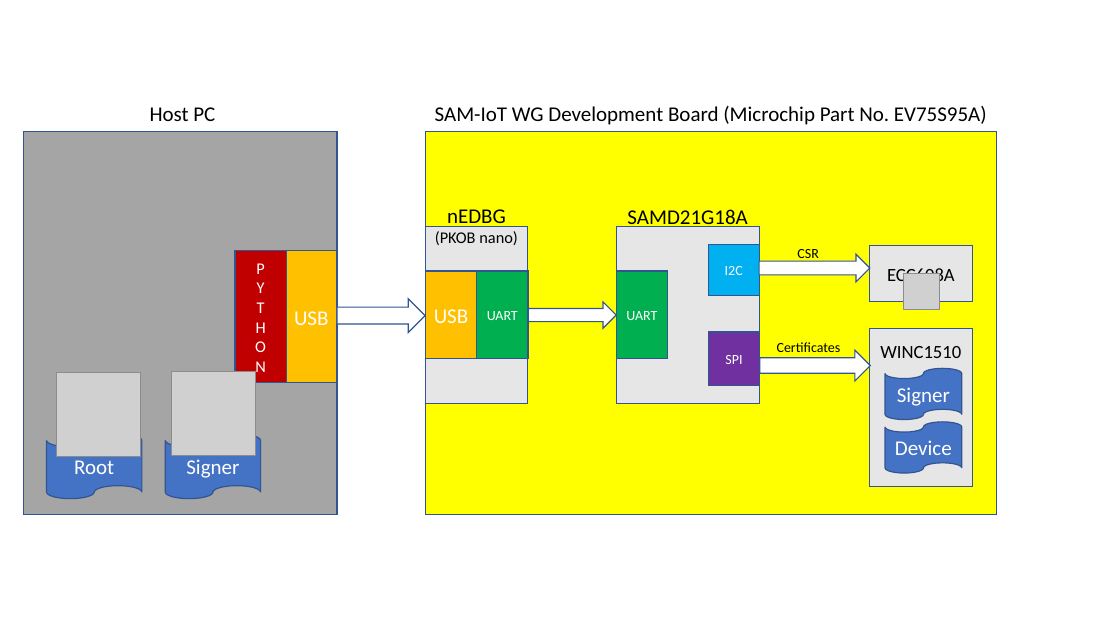
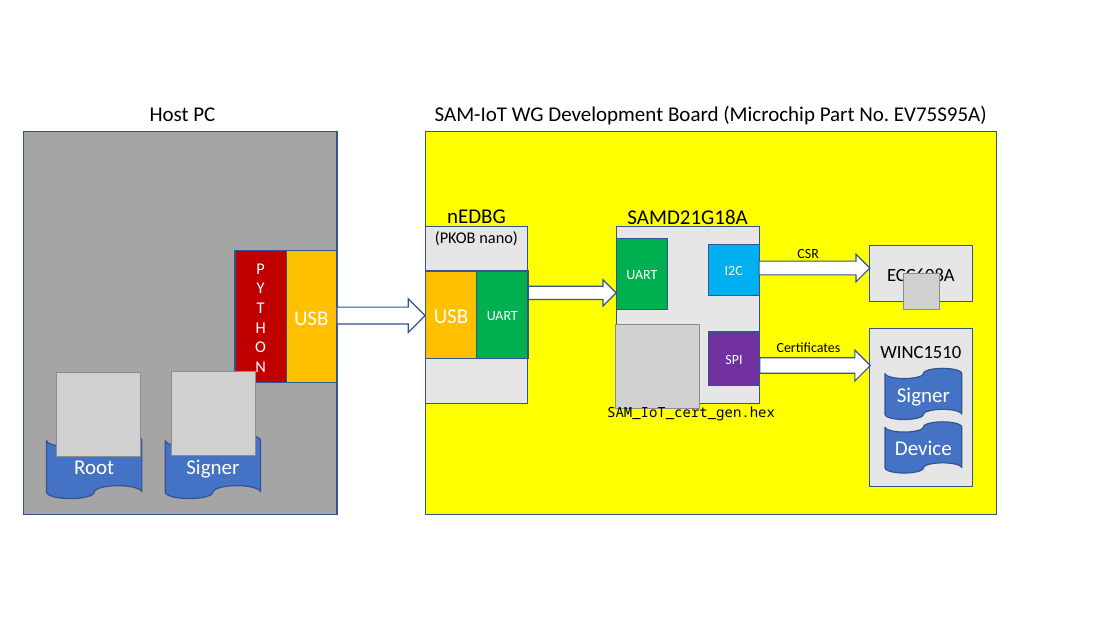
Before and after one commit to randywu763/sam-iot-provision, a slide deck: slide 1 of Docs/SAM_IoT_Certs_Generator.pptx. Drawn at 1120x630 pixels with LibreOffice and Linux fonts; fonts in the diff are those of the drawing; grey boxes stand for pictures. Boxes give left, top, right and bottom in pixels: in the first picture for what was removed or moved away, otherwise in the second. Text is boxed around its words. In the diff, an @@ line names an element or a change of style, - is before the commit and + after.

```diff
--- a/Docs/SAM_IoT_Certs_Generator.pptx
+++ b/Docs/SAM_IoT_Certs_Generator.pptx
@@ rectangle "UART": place and size @@
-rectangle "UART" at [617, 271, 668, 360]
+rectangle "UART" at [617, 239, 668, 309]
@@ right arrow: place and size @@
-right arrow at [528, 302, 617, 329]
+right arrow at [528, 280, 617, 306]
@@ picture added at [616, 324, 700, 408] @@
@@ text added at [607, 403, 775, 421], 12 pt, text #000000 @@
+SAM_IoT_cert_gen.hex
```
Also in this commit, not shown: 1 other file.
